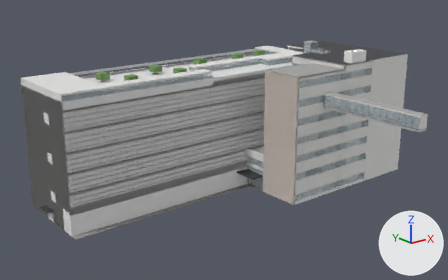
The Blender file models/buildings/教室棟.blend, before and after one commit.
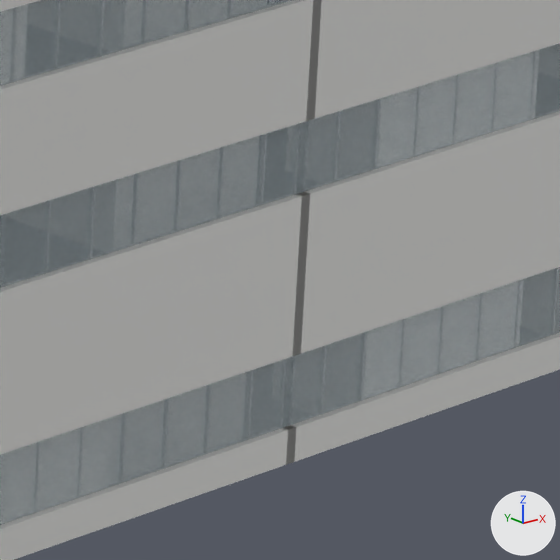
The first picture shows the older version from a camera (50 mm lens) standing at (-98.1, -140.0, 66.4) and looking at (-1.0, -18.7, 17.9). The close-ups show the older and then the newer version on the part from 70% to 81% of the width and 54% to 71% of the height of that picture. Only the edits that show in the close-ups are written down. The axes (+X, +Y, +Z) are drawn at lower right. The lights are the same throughout.

Names of what the first close-up shows: '研究棟側_曲がり角_外壁'.
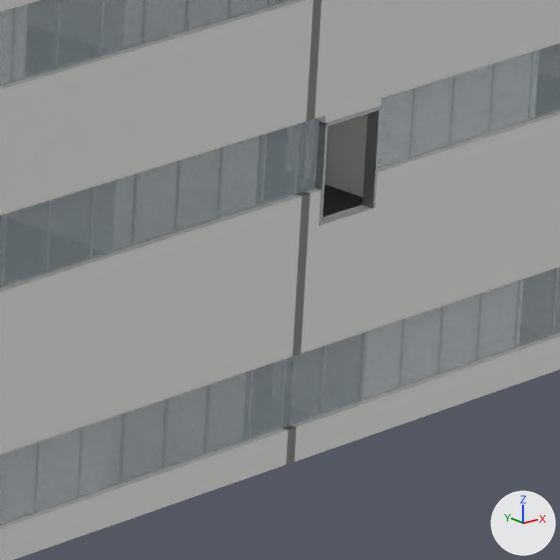
What differs and where, as boxes (x1, y1, x2, y2) in the close-ups (560 x 560 px):
part 1 of me_研究棟側_曲がり角_外壁, added: after (316, 106, 382, 226)
part 2 of me_研究棟側_曲がり角_外壁, built on: after (296, 0, 560, 232)

What changed in the scene script:
```text
Change me_研究棟側_曲がり角_外壁:
    used by ob_研究棟側_曲がり角_外壁; location = (0.0, 0.0, 0.0)
    remove me_研究棟側_曲がり角_外壁.from_pydata(...)  # 5557 vertices, 4299 faces; spans x 9.2..58.0, y -31.5..2.5, z 0.0..36.0
    add me_研究棟側_曲がり角_外壁.from_pydata(...)  # 5563 vertices, 4321 faces; spans x 9.2..58.0, y -31.5..2.5, z 0.0..36.0
    me_研究棟側_曲がり角_外壁 part 1: a new loose piece of 20 vertices spanning x 30.9..32.9, y -31.5..-31.2, z 6.0..8.6, in mat_教室棟仮外壁_サッシ (grey #a0a2a4)
    me_研究棟側_曲がり角_外壁 part 2: 15 vertices moved from x 35.9..40.3, y -31.3..-31.2, z 6.9..8.8 to x 35.8..40.2, y -31.3..-31.2, z 6.9..8.8; 9 vertices removed from x 37.4..40.3, y -31.3..-31.2, z 6.9..8.8; 37 vertices added at x 30.9..40.2, y -31.5..-31.2, z 6.0..11.0
    other edits to the shape of me_研究棟側_曲がり角_外壁 do not show in these pictures
    remove me_研究棟側_曲がり角_外壁.materials.append(mat_教室棟内装_手すり_銀)  # light grey #dadbdd
```
